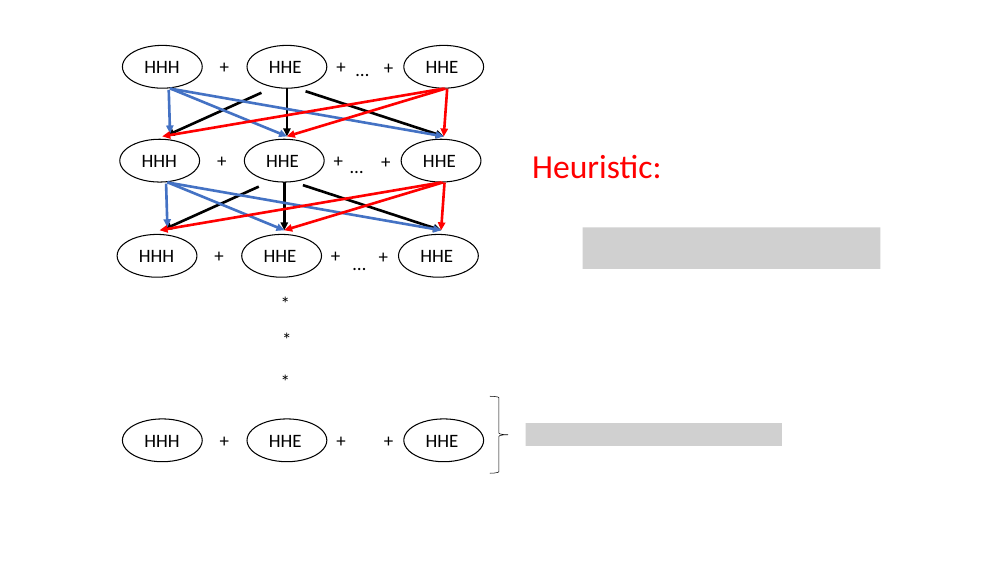
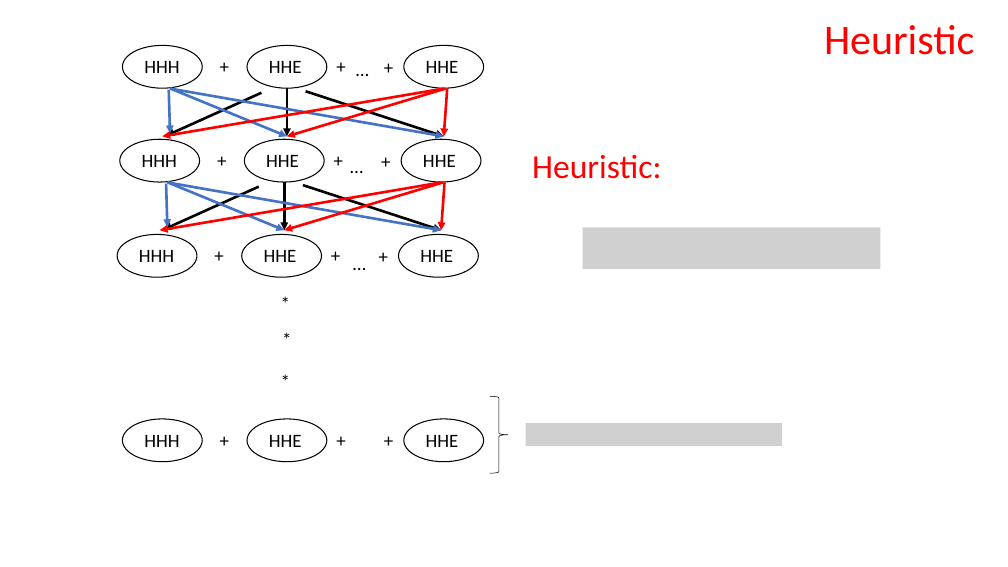
Before and after one commit to Dreycey/DebruijnExtend, a slide deck: slide 28 of figures/DebExtended.pptx (slide 18 before the commit). Drawn at 1008x567 pixels with LibreOffice and Linux fonts; fonts in the diff are those of the drawing; grey boxes stand for pictures. Boxes give left, top, right and bottom in pixels: in the first picture for what was removed or moved away, otherwise in the second. Text is boxed around its words. In the diff, an @@ line names an element or a change of style, - is before the commit and + after.

```diff
--- a/figures/DebExtended.pptx
+++ b/figures/DebExtended.pptx
@@ text added at [824,25,974,55], 40 pt, text #FF0000 @@
+Heuristic
```
Also in this commit, not shown: 10 other slides changed, 11 slides added, 1 slide removed.
